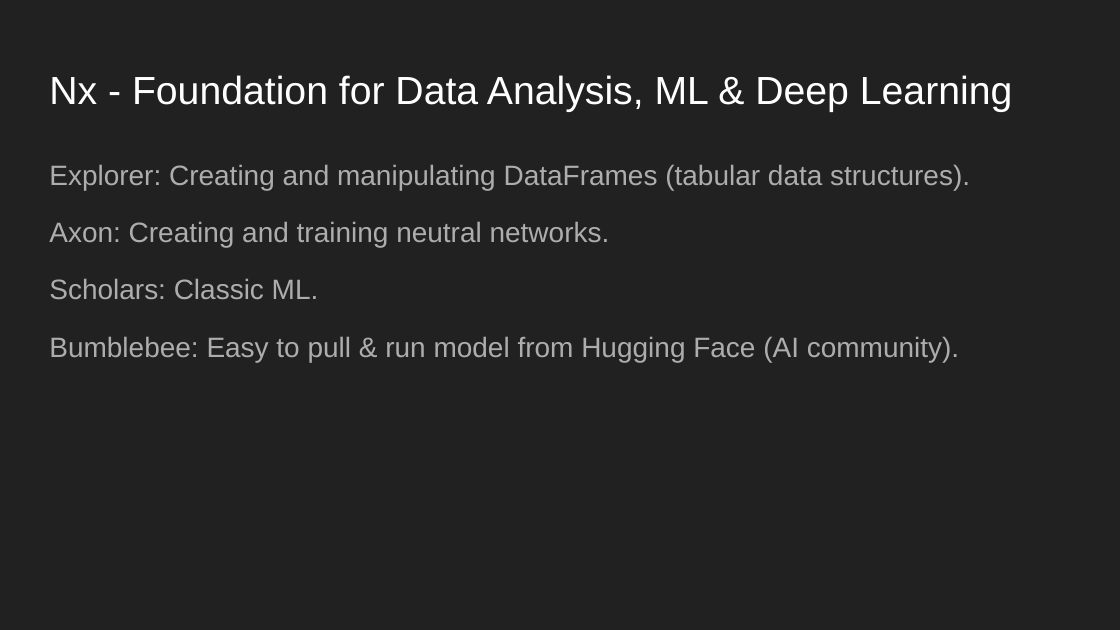
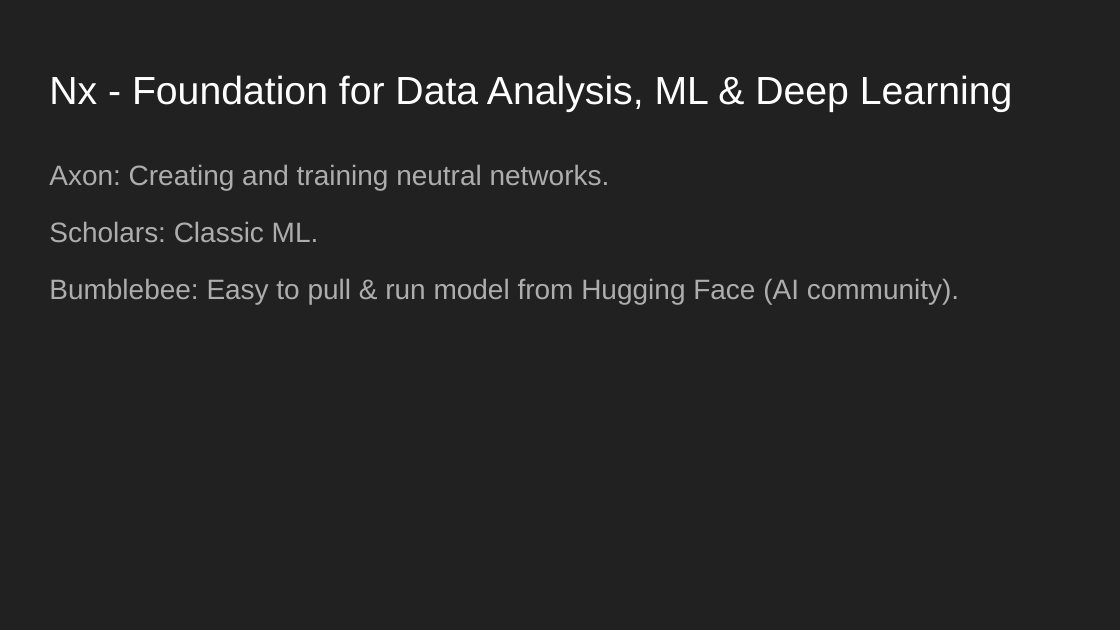
Before and after one commit to ohhi-vn/sharing_intro_nx, a slide deck: slide 11 of Slide/Introducing Nx lib.pptx. Drawn at 1120x630 pixels with LibreOffice and Linux fonts; fonts in the diff are those of the drawing. Boxes give left, top, right and bottom in pixels: in the first picture for what was removed or moved away, otherwise in the second. Text is boxed around its words. In the diff, an @@ line names an element or a change of style, - is before the commit and + after.

```diff
--- a/Slide/Introducing Nx lib.pptx
+++ b/Slide/Introducing Nx lib.pptx
@@ text at [49, 164, 970, 190]: paragraph removed @@
-Explorer: Creating and manipulating DataFrames (tabular data structures).
@@ text at [49, 164, 610, 190]: less space between paragraphs @@
```
Also in this commit, not shown: 1 other slide changed, 1 slide added, 1 slide removed, 3 other files.
